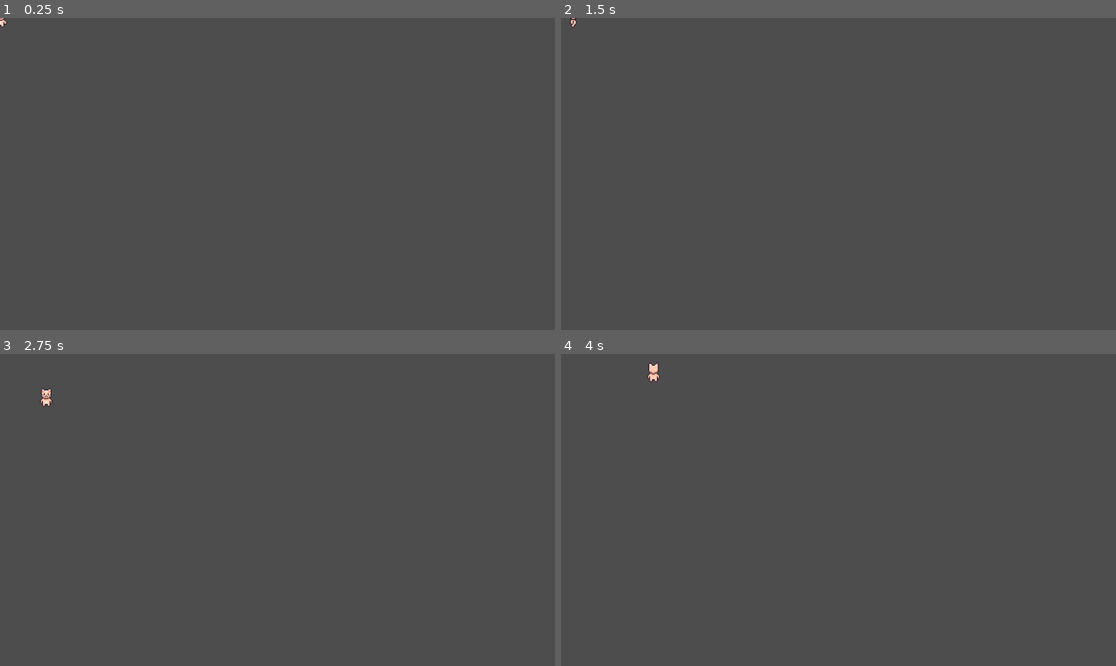
Above: before the commit, frames 1-4 (two rows, left to right).
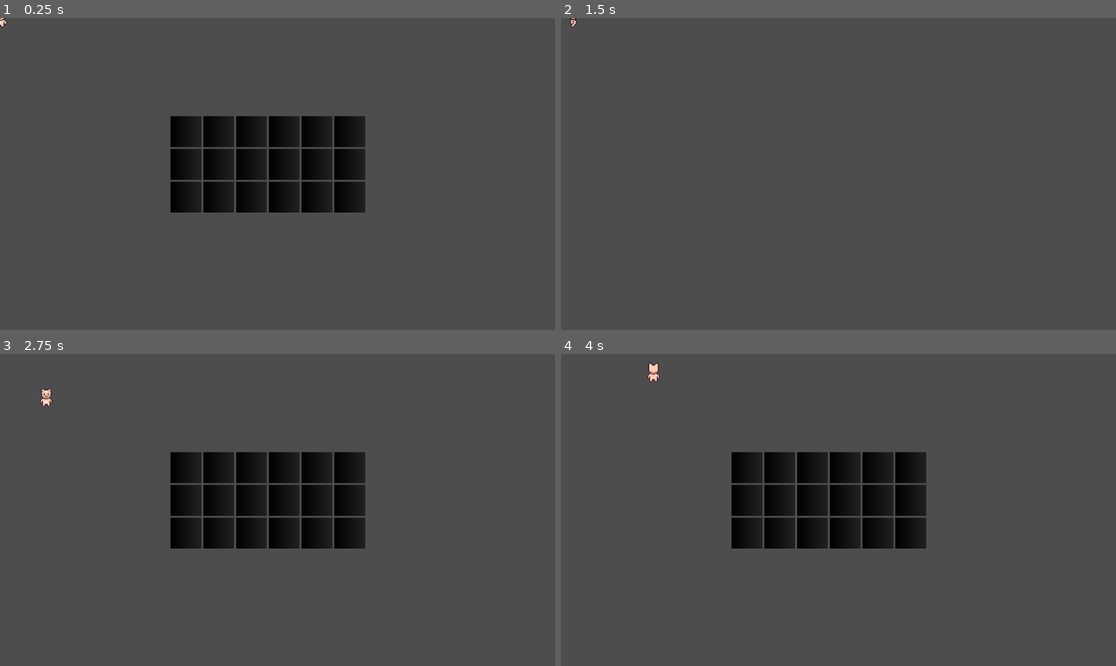
Above: after the commit, the same moments.

Repository: imp-tea/mulberry
Game: Godot game, scene res://player.tscn
Two runs of this game, one before a commit and one after it. Both use one fixed random seed, a clock stepped at 60 frames per second and the inputs below. This scene is started directly instead of the project's main scene.
Inputs (mouse positions are in pixels of both pictures, inside the frame that each line leads up to):
- Up to frame 1 (0.25 s): no input
- Up to frame 2 (1.5 s): click (749, 130) at 0.52 s; move the mouse to (960, 158) at 1.27 s; hold D (right) from 1.28 s (still down); tap Home (ui_home) at 1.35 s; click (960, 158) at 1.42 s
- Up to frame 3 (2.75 s): move the mouse to (166, 525) at 2.02 s; release D (right) at 2.03 s; hold S (down) from 2.03 s (still down); tap Home (ui_home) at 2.1 s; click (166, 525) at 2.17 s
- Up to frame 4 (4 s): tap Enter at 2.75 s; move the mouse to (894, 441) at 2.77 s; release S (down) at 2.78 s; hold D (right) 2.78-3.53 s; tap Home (ui_home) at 2.85, 3.6 s; click (894, 441) at 2.92 s; move the mouse to (810, 572) at 3.52 s; hold W (up) from 3.53 s (still down); click (810, 572) at 3.67 s

The runs differ from the first frame. In frame 1, 10% of the frame differs, in the area x 30-66%, y 31-63%; in frame 2, nothing differs; in frame 3, 10%; in frame 4, 10%.

Commit message:
Began work on inventory (WIP)

Diff:
--- /dev/null
+++ b/Inventory/Inventory.gd
@@ -0,0 +1,145 @@
+@tool
+
+extends Control
+class_name Inventory
+
+var inventory_item_scene = preload("res://Inventory/InventorySlot/InventoryItem/InventoryItem.tscn")
+
+@export var rows: int = 3
+@export var cols: int = 6
+
+@export var inventory_grid: GridContainer
+
+@export var inventory_slot_scene: PackedScene
+var slots: Array[InventorySlot]
+
+@export var tooltip: Tooltip # Must be shared among all instanesself
+
+
+static var selected_item: Item = null
+
+
+func _ready():
+	inventory_grid.columns = cols
+	for i in range(rows * cols):
+		var slot = inventory_slot_scene.instantiate()
+		slots.append(slot)
+		inventory_grid.add_child(slot)
+		#slot.slot_input.connect(self._on_slot_input) # binding not necessary as
+		#slot.slot_hovered.connect(self._on_slot_hovered) # it does while emit() call
+	tooltip.visible = false
+
+
+
+
+func _process(delta):
+	tooltip.global_position = get_global_mouse_position() + Vector2.ONE * 8
+	if selected_item:
+		tooltip.visible = false
+		selected_item.global_position = get_global_mouse_position()
+
+
+
+
+
+
+func _on_slot_input(which: InventorySlot, action: InventorySlot.InventorySlotAction):
+	print(action)
+	# Select/deselect items
+	if not selected_item:
+		# Spliting only occurs if not item selected already
+		if action == InventorySlot.InventorySlotAction.SELECT:
+			selected_item = which.select_item()
+		elif action == InventorySlot.InventorySlotAction.SPLIT:
+			selected_item = which.split_item() # Split means selecting half amount
+	else:
+		selected_item = which.deselect_item(selected_item)
+
+
+
+func _on_slot_hovered(which: InventorySlot, is_hovering: bool):
+	if which.item:
+		tooltip.set_text(which.item.item_name)
+		tooltip.visible = is_hovering
+	elif which.hint_item:
+		tooltip.set_text(which.hint_item.item_name)
+		tooltip.visible = is_hovering
+
+
+
+
+
+# API::
+
+# !DESTRUCTUVE (removes item itself from world  and adds its copy to inventory)
+# Calling thius func impies that item is not already in inventory
+func add_item(item: Item, amount: int) -> void:
+	var _item: InventoryItem = inventory_item_scene.instantiate() # Duplicate
+	_item.set_data(
+		item.item_name, item.icon, item.is_stackable, amount
+	)
+	item.queue_free() # Consume the item by inventory (by the end of frame)
+	if item.is_stackable:
+		for slot in slots:
+			if slot.item and slot.item.item_name == _item.item_name: # if item and is of same type
+				slot.item.amount += _item.amount
+				return
+	for slot in slots:
+		if slot.item == null and slot.is_respecting_hint(_item):
+			slot.item = _item
+			slot.update_slot()
+			return
+
+
+
+# !DESTRUCTUVE (removes from inventory if retrieved)
+#A function to remove item from inventory and return if it exists
+func retrieve_item(_item_name: String) -> Item:
+	for slot in slots:
+		if slot.item and slot.item.item_name == _item_name:
+			var copy_item := Item.new()
+			copy_item.item_name = slot.item.item_name
+			copy_item.name = copy_item.item_name
+			copy_item.icon = slot.item.icon
+			copy_item.is_stackable = slot.item.is_stackable
+			if slot.item.amount > 1:
+				slot.item.amount -= 1
+			else:
+				slot.remove_item()
+			return copy_item
+	return null
+
+
+
+# !NON-DESTRUCTIVE (read-only function) to get all items in inventory
+func all_items() -> Array[Item]:
+	var items: Array[Item] = []
+	for slot in slots:
+		if slot.item:
+			items.append(slot.item)
+	return items
+
+
+
+# ! NON-DESTRUCTUVE (read-only), returns all items of a particular type
+func all(_name: String) -> Array[Item]:
+	var items: Array[Item] = []
+	for slot in slots:
+		if slot.item and slot.item.item_name == _name:
+			items.append(slot.item)
+	return items
+
+
+
+# !DESTRUCTUVE (removes all items of a particular type)
+func remove_all(_name: String) -> void:
+	for slot in slots:
+		if slot.item and slot.item.item_name == _name:
+			slot.remove_item()
+
+
+
+# !DESTRUCTUVE (removes all items from inventory)
+func clear_inventory() -> void:
+	for slot in slots:
+		slot.remove_item()
--- /dev/null
+++ b/Inventory/Inventory.tscn
@@ -0,0 +1,38 @@
+[gd_scene load_steps=4 format=3 uid="uid://b5ncbmkgn301w"]
+
+[ext_resource type="Script" uid="uid://crxxgxh32ci15" path="res://Inventory/Inventory.gd" id="1_xjbm4"]
+[ext_resource type="PackedScene" uid="uid://c5p4rigv0dh2" path="res://Inventory/InventorySlot/InventorySlot.tscn" id="2_nednh"]
+[ext_resource type="PackedScene" uid="uid://u61ihnr4k620" path="res://Inventory/Tooltip/Tooltip.tscn" id="2_orgsn"]
+
+[node name="Inventory" type="Control" node_paths=PackedStringArray("inventory_grid", "tooltip")]
+layout_mode = 3
+anchors_preset = 0
+offset_right = 40.0
+offset_bottom = 40.0
+script = ExtResource("1_xjbm4")
+inventory_grid = NodePath("GridContainer")
+inventory_slot_scene = ExtResource("2_nednh")
+tooltip = NodePath("Tooltip")
+
+[node name="GridContainer" type="GridContainer" parent="."]
+layout_mode = 1
+anchors_preset = 15
+anchor_right = 1.0
+anchor_bottom = 1.0
+offset_left = -32.0
+offset_top = -32.0
+offset_right = -8.0
+offset_bottom = -8.0
+grow_horizontal = 2
+grow_vertical = 2
+columns = 6
+
+[node name="Tooltip" parent="." instance=ExtResource("2_orgsn")]
+visible = false
+layout_mode = 0
+offset_left = -19.829147
+offset_top = -42.596283
+offset_right = -19.829147
+offset_bottom = 21.403717
+mouse_filter = 2
+color = Color(0, 0, 0, 1)
--- /dev/null
+++ b/Inventory/InventorySlot/InventoryItem/InventoryItem.gd
@@ -0,0 +1,40 @@
+extends Item
+class_name InventoryItem
+
+# NOTE: IT IS not SLOT AMOUNT, but currently carried amount
+@export var amount: int = 0 # Amount that is being carried in inventory
+
+@export var sprite: Sprite2D
+@export var label: Label
+
+
+
+func set_data(_name: String, _icon: Texture2D, _is_stackable: bool, _amount: int):
+	self.item_name = _name
+	self.name = _name
+	self.icon = _icon
+	self.is_stackable = _is_stackable
+	self.amount = _amount
+
+
+
+func _process(delta):
+	self.sprite.texture = self.icon
+	self.set_sprite_size_to(sprite, Vector2(42, 42))
+	if is_stackable:
+		self.label.text = str(self.amount)
+	else:
+		label.visible = false
+
+
+
+func set_sprite_size_to(sprite: Sprite2D, size: Vector2):
+	var texture_size = sprite.texture.get_size()
+	var scale_factor = Vector2(size.x / texture_size.x, size.y / texture_size.y)
+	sprite.scale = scale_factor
+
+
+
+func fade():
+	self.sprite.modulate = Color(1, 1, 1, 0.4)
+	self.label.modulate = Color(1, 1, 1, 0.4)
--- /dev/null
+++ b/Inventory/InventorySlot/InventoryItem/InventoryItem.tscn
@@ -0,0 +1,19 @@
+[gd_scene load_steps=2 format=3 uid="uid://clum64wvxgitr"]
+
+[ext_resource type="Script" uid="uid://bgyg58l471mij" path="res://Inventory/InventorySlot/InventoryItem/InventoryItem.gd" id="1_5wodm"]
+
+[node name="InventoryItem" type="Control" node_paths=PackedStringArray("sprite", "label")]
+layout_mode = 3
+anchors_preset = 0
+offset_right = 40.0
+offset_bottom = 40.0
+script = ExtResource("1_5wodm")
+sprite = NodePath("Sprite2D")
+label = NodePath("Label")
+
+[node name="Sprite2D" type="Sprite2D" parent="."]
+
+[node name="Label" type="Label" parent="."]
+layout_mode = 0
+offset_right = 40.0
+offset_bottom = 23.0
--- /dev/null
+++ b/Inventory/InventorySlot/InventorySlot.gd
@@ -0,0 +1,190 @@
+extends Control
+class_name InventorySlot
+
+# So its copy can be instanced while splitting
+@export var inventory_item_scene: PackedScene = preload("res://Inventory/InventorySlot/InventoryItem/InventoryItem.tscn")
+
+@export var item: InventoryItem
+@export var hint_item: InventoryItem = null
+
+# hint_item SERVE TO RESTRICT A SLOT TO ONLY
+# ACCEPT THE TYPE OF ITEM REPRESENTED BY THE hint_item
+
+
+enum InventorySlotAction {
+	SELECT, SPLIT, # FOR ITEM SELECTION
+}
+
+
+signal slot_input(which: InventorySlot, action: InventorySlotAction)
+signal slot_hovered(which: InventorySlot, is_hovering: bool)
+
+
+
+func _ready():
+	add_to_group("inventory_slots")
+
+
+# When slot is pressed
+func _on_texture_button_gui_input(event):
+	print("_on_texture_button_gui_input")
+	if event is InputEventMouseButton and event.pressed:
+		if event.button_index == MOUSE_BUTTON_LEFT:
+			slot_input.emit(
+				self, InventorySlotAction.SELECT
+			)
+		elif event.button_index == MOUSE_BUTTON_RIGHT:
+			slot_input.emit(
+				self, InventorySlotAction.SPLIT
+			)
+
+
+
+func _on_texture_button_mouse_entered():
+	print("_on_texture_button_mouse_entered")
+	slot_hovered.emit(self, true)
+
+
+
+func _on_texture_button_mouse_exited():
+	print("_on_texture_button_mouse_exited")
+	slot_hovered.emit(self, false)
+
+
+
+
+# Is it having same type and amount as indicated by the hint_item
+func is_respecting_hint(new_item: InventoryItem, in_amount_as_well: bool = true) -> bool:
+	if not hint_item:
+		return true
+	if in_amount_as_well:
+		return (
+			new_item.item_name == self.hint_item.item_name
+			and new_item.amount >= self.hint_item.amount
+		)
+	else:
+		return new_item.item_name == self.hint_item.item_name
+
+
+
+# Sets hint item
+func set_item_hint(new_item_hint: InventoryItem):
+	if self.hint_item:
+		self.hint_item.free()
+	self.hint_item = new_item_hint
+	self.add_child(new_item_hint)
+	update_slot()
+
+
+# Deletes hint item
+func clear_item_hint():
+	if self.hint_item:
+		self.hint_item.free()
+	self.hint_item = null
+	update_slot()
+
+
+
+# Removes item from slot
+func remove_item():
+	self.remove_child(item)
+	item.free()
+	item = null
+	update_slot()
+
+
+
+
+# Removes item from slot and returns it.
+func select_item() -> InventoryItem:
+	var inventory = self.get_parent().get_parent() # Inventory
+	var tmp_item := self.item
+	if tmp_item:
+		tmp_item.reparent(inventory)
+		self.item = null
+		tmp_item.z_index = 128
+	# Show it above other items
+	return tmp_item
+
+
+
+
+
+# If swap, then returb swapped item, else return null and add new item
+func deselect_item(new_item: InventoryItem) -> InventoryItem:
+	if not is_respecting_hint(new_item):
+		return new_item # Do nothing
+	var inventory = self.get_parent().get_parent() # Inventory
+	if self.is_empty():
+		new_item.reparent(self)
+		self.item = new_item
+		self.item.z_index = 64
+		return null
+	else:
+		if self.has_same_item(new_item): # if both items are same
+			print("Has same item")
+			self.item.amount += new_item.amount
+			new_item.free()
+			return null
+		else: # if different type, swap
+			new_item.reparent(self) # Make new thing our child
+			self.item.reparent(inventory) # make old thing inventory child
+			var tmp_item = self.item
+			self.item = new_item
+			new_item.z_index = 64 # Reset its z index
+			tmp_item.z_index = 128 # Update swapped item's z index
+			return tmp_item
+
+
+
+# Split means selecting half amount
+func split_item() -> InventoryItem:
+	if self.is_empty():
+		return null
+	var inventory = self.get_parent().get_parent() # Inventory
+	if self.item.amount > 1:
+		var new_item: InventoryItem = inventory_item_scene.instantiate()
+		new_item.set_data(
+			self.item.item_name, self.item.icon,
+			self.item.is_stackable, self.item.amount
+		) # Because .duplicate() is buggy (doesnt make it unique0 thats why duplicating via this way
+		new_item.amount = self.item.amount / 2
+		self.item.amount -= new_item.amount
+		inventory.add_child(new_item)
+		new_item.z_index = 128
+		return new_item
+	elif self.item.amount == 1:
+		return self.select_item()
+	else:
+		return null
+
+
+
+# Is slot empty (has no item)
+func is_empty():
+	return self.item == null
+
+
+
+
+# Has same kind of item? (same name)
+func has_same_item(_item: InventoryItem):
+	return _item.item_name == self.item.item_name
+
+
+
+
+
+func update_slot():
+	if item:
+		if not self.get_children().has(item):
+			add_child(item)
+		#item.sprite.texture = item.icon
+		#item.label.text = str(item.amount) + " - " + str(item.name)
+		# If amount ios 0, make iot semi-transparent
+		if item.amount < 1:
+			item.fade()
+	if hint_item:
+		if not self.get_children().has(hint_item):
+			add_child(hint_item)
+		hint_item.fade() # Visually look faded
--- /dev/null
+++ b/Inventory/InventorySlot/InventorySlot.tscn
@@ -0,0 +1,25 @@
+[gd_scene load_steps=4 format=3 uid="uid://c5p4rigv0dh2"]
+
+[ext_resource type="Script" uid="uid://q8bwxkbf0nxh" path="res://Inventory/InventorySlot/InventorySlot.gd" id="1_4r0iv"]
+
+[sub_resource type="Gradient" id="Gradient_8yve6"]
+colors = PackedColorArray(0, 0, 0, 1, 0.13319641, 0.13319641, 0.13319638, 1)
+
+[sub_resource type="GradientTexture2D" id="GradientTexture2D_vet7t"]
+gradient = SubResource("Gradient_8yve6")
+
+[node name="InventorySlot" type="CenterContainer"]
+anchors_preset = 15
+anchor_right = 1.0
+anchor_bottom = 1.0
+grow_horizontal = 2
+grow_vertical = 2
+script = ExtResource("1_4r0iv")
+
+[node name="TextureButton" type="TextureButton" parent="."]
+layout_mode = 2
+texture_normal = SubResource("GradientTexture2D_vet7t")
+
+[connection signal="gui_input" from="TextureButton" to="." method="_on_texture_button_gui_input"]
+[connection signal="mouse_entered" from="TextureButton" to="." method="_on_texture_button_mouse_entered"]
+[connection signal="mouse_exited" from="TextureButton" to="." method="_on_texture_button_mouse_exited"]
--- /dev/null
+++ b/Inventory/Tooltip/Tooltip.gd
@@ -0,0 +1,11 @@
+extends ColorRect
+class_name Tooltip
+
+
+@onready var margin_container: MarginContainer = $MarginContainer
+@onready var item_name: Label = $MarginContainer/Label
+
+func set_text(_text: String):
+	self.item_name.text = _text
+	margin_container.size = Vector2()
+	size = margin_container.size
--- /dev/null
+++ b/Inventory/Tooltip/Tooltip.tscn
@@ -0,0 +1,27 @@
+[gd_scene load_steps=3 format=3 uid="uid://u61ihnr4k620"]
+
+[ext_resource type="Script" uid="uid://cxeuxt6np3sl2" path="res://Inventory/Tooltip/Tooltip.gd" id="1_vuimh"]
+
+[sub_resource type="LabelSettings" id="LabelSettings_c1kt4"]
+font_size = 14
+
+[node name="Tooltip" type="ColorRect"]
+offset_right = 40.0
+offset_bottom = 40.0
+color = Color(0, 0, 0, 1)
+script = ExtResource("1_vuimh")
+
+[node name="MarginContainer" type="MarginContainer" parent="."]
+layout_mode = 0
+offset_right = 17.0
+offset_bottom = 31.0
+theme_override_constants/margin_left = 8
+theme_override_constants/margin_top = 4
+theme_override_constants/margin_right = 8
+theme_override_constants/margin_bottom = 4
+
+[node name="Label" type="Label" parent="MarginContainer"]
+layout_mode = 2
+label_settings = SubResource("LabelSettings_c1kt4")
+horizontal_alignment = 1
+vertical_alignment = 1
--- /dev/null
+++ b/Items/TestItem.tscn
@@ -0,0 +1,20 @@
+[gd_scene load_steps=4 format=3 uid="uid://od6722h7nvpk"]
+
+[ext_resource type="Script" uid="uid://4ntxn8rqkijo" path="res://Items/Item.gd" id="1_2ugo5"]
+[ext_resource type="Texture2D" uid="uid://ib5squjbx2aj" path="res://sprites/plants/rudbeckia-hirta.png" id="2_1jf17"]
+
+[sub_resource type="CircleShape2D" id="CircleShape2D_2ugo5"]
+radius = 16.03122
+
+[node name="TestItem" type="Area2D" groups=["items"]]
+script = ExtResource("1_2ugo5")
+item_name = "TestItem"
+icon = ExtResource("2_1jf17")
+is_stackable = true
+
+[node name="Sprite2D" type="Sprite2D" parent="."]
+texture_filter = 1
+texture = ExtResource("2_1jf17")
+
+[node name="CollisionShape2D" type="CollisionShape2D" parent="."]
+shape = SubResource("CircleShape2D_2ugo5")
--- a/player.tscn
+++ b/player.tscn
@@ -17,6 +17,11 @@
 [ext_resource type="Texture2D" uid="uid://bvkd5wlrqyud2" path="res://sprites/actors/player/walk_up.png" id="14_iruf7"]
 [ext_resource type="Texture2D" uid="uid://esd4fgdghaeh" path="res://sprites/actors/player/walk_up_left.png" id="15_j5n4i"]
 [ext_resource type="Texture2D" uid="uid://bpqio6nrin8qy" path="res://sprites/actors/player/walk_up_right.png" id="16_634y6"]
+[ext_resource type="PackedScene" uid="uid://b5ncbmkgn301w" path="res://Inventory/Inventory.tscn" id="18_q13i1"]
+
+[sub_resource type="CapsuleShape2D" id="CapsuleShape2D_q13i1"]
+radius = 11.0
+height = 40.0
 
 [sub_resource type="CapsuleShape2D" id="CapsuleShape2D_1amq5"]
 radius = 11.0
@@ -553,13 +558,32 @@
 "speed": 5.0
 }]
 
-[node name="player" type="CharacterBody2D"]
+[node name="player" type="CharacterBody2D" node_paths=PackedStringArray("inventory")]
 script = ExtResource("1_op7ga")
+inventory = NodePath("CanvasLayer/Inventory")
+
+[node name="Area2D" type="Area2D" parent="."]
+
+[node name="CollisionShape2D" type="CollisionShape2D" parent="Area2D"]
+shape = SubResource("CapsuleShape2D_q13i1")
 
 [node name="CollisionShape2D" type="CollisionShape2D" parent="."]
 shape = SubResource("CapsuleShape2D_1amq5")
+
+[node name="CanvasLayer" type="CanvasLayer" parent="."]
+
+[node name="Inventory" parent="CanvasLayer" instance=ExtResource("18_q13i1")]
+anchors_preset = 8
+anchor_left = 0.5
+anchor_top = 0.5
+anchor_right = 0.5
+anchor_bottom = 0.5
+grow_horizontal = 2
+grow_vertical = 2
 
 [node name="AnimatedSprite2D" type="AnimatedSprite2D" parent="."]
 sprite_frames = SubResource("SpriteFrames_kcilg")
 animation = &"walk-down"
 offset = Vector2(-1, 0)
+
+[connection signal="area_entered" from="Area2D" to="." method="_on_area_2d_area_entered"]
--- a/project.godot
+++ b/project.godot
@@ -14,6 +14,11 @@
 run/main_scene="uid://bptkema0gehhu"
 config/features=PackedStringArray("4.5", "GL Compatibility")
 config/icon="res://icon.svg"
+
+[autoload]
+
+Global="*res://scripts/global.gd"
+PlayerVariables="*res://scripts/player_variables.gd"
 
 [global_group]
 
--- /dev/null
+++ b/scripts/global.gd
@@ -0,0 +1 @@
+extends Node
--- a/scripts/player.gd
+++ b/scripts/player.gd
@@ -5,6 +5,7 @@
 var facing = "-down"
 var anim_speed = 1.5
 @export var speed = TILESIZE*2
+@export var inventory: Inventory
 
 func get_input():
 	var input_direction = Input.get_vector("left", "right", "up", "down")
@@ -24,7 +25,9 @@
 	move_and_slide()
 
 func _process(delta: float) -> void:
-	pass
+	if Input.is_action_just_pressed("ui_home"):
+		inventory.visible = not inventory.visible
+		print("inventory toggled")
 
 func input_to_dir(input:Vector2):
 	var ang = input.angle()
@@ -44,3 +47,13 @@
 		return "-up"
 	else:
 		return "-up-right"
+
+func _on_area_2d_body_entered(body):
+	if body in get_tree().get_nodes_in_group("items"):
+		self.inventory.add_item(body as Item, 1)
+
+
+func _on_area_2d_area_entered(area):
+	if area in get_tree().get_nodes_in_group("items"):
+		self.inventory.add_item(area as Item, 1)
+		print("item touched")
--- /dev/null
+++ b/scripts/player_variables.gd
@@ -0,0 +1 @@
+extends Node
--- /dev/null
+++ b/world.tscn
@@ -0,0 +1,19 @@
+[gd_scene load_steps=5 format=3 uid="uid://bptkema0gehhu"]
+
+[ext_resource type="PackedScene" uid="uid://bvdspvyaor3hw" path="res://shop.tscn" id="1_udxuc"]
+[ext_resource type="PackedScene" uid="uid://b1u8aeitfgsq8" path="res://player.tscn" id="2_tlwt5"]
+[ext_resource type="PackedScene" uid="uid://w7ucpreej0io" path="res://customer.tscn" id="3_aqk2v"]
+[ext_resource type="PackedScene" uid="uid://od6722h7nvpk" path="res://Items/TestItem.tscn" id="4_aqk2v"]
+
+[node name="World" type="Node2D"]
+
+[node name="shop" parent="." instance=ExtResource("1_udxuc")]
+
+[node name="customer" parent="." instance=ExtResource("3_aqk2v")]
+position = Vector2(672, 352)
+
+[node name="player" parent="." instance=ExtResource("2_tlwt5")]
+position = Vector2(320, 320)
+
+[node name="TestItem" parent="." instance=ExtResource("4_aqk2v")]
+position = Vector2(535, 237)
Not shown, added: Inventory/Inventory.gd.uid
Not shown, added: Inventory/InventorySlot/InventoryItem/InventoryItem.gd.uid
Not shown, added: Inventory/InventorySlot/InventorySlot.gd.uid
Not shown, added: Inventory/Tooltip/Tooltip.gd.uid
Renamed: scripts/Item.gd -> Items/Item.gd
Renamed: scripts/Item.gd.uid -> Items/Item.gd.uid
Not shown: 1 places in player.tscn that only renumber resources
Not shown, added: scripts/global.gd.uid
Not shown, added: scripts/player_variables.gd.uid
